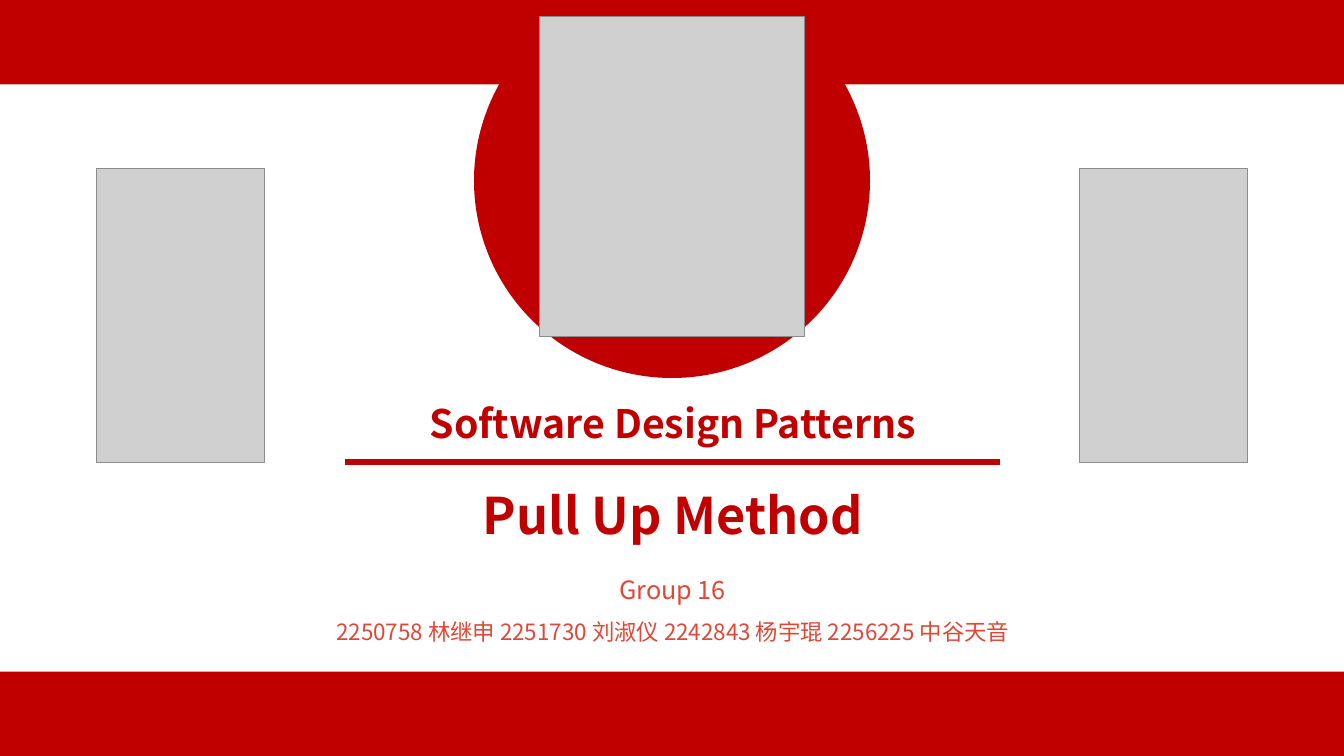
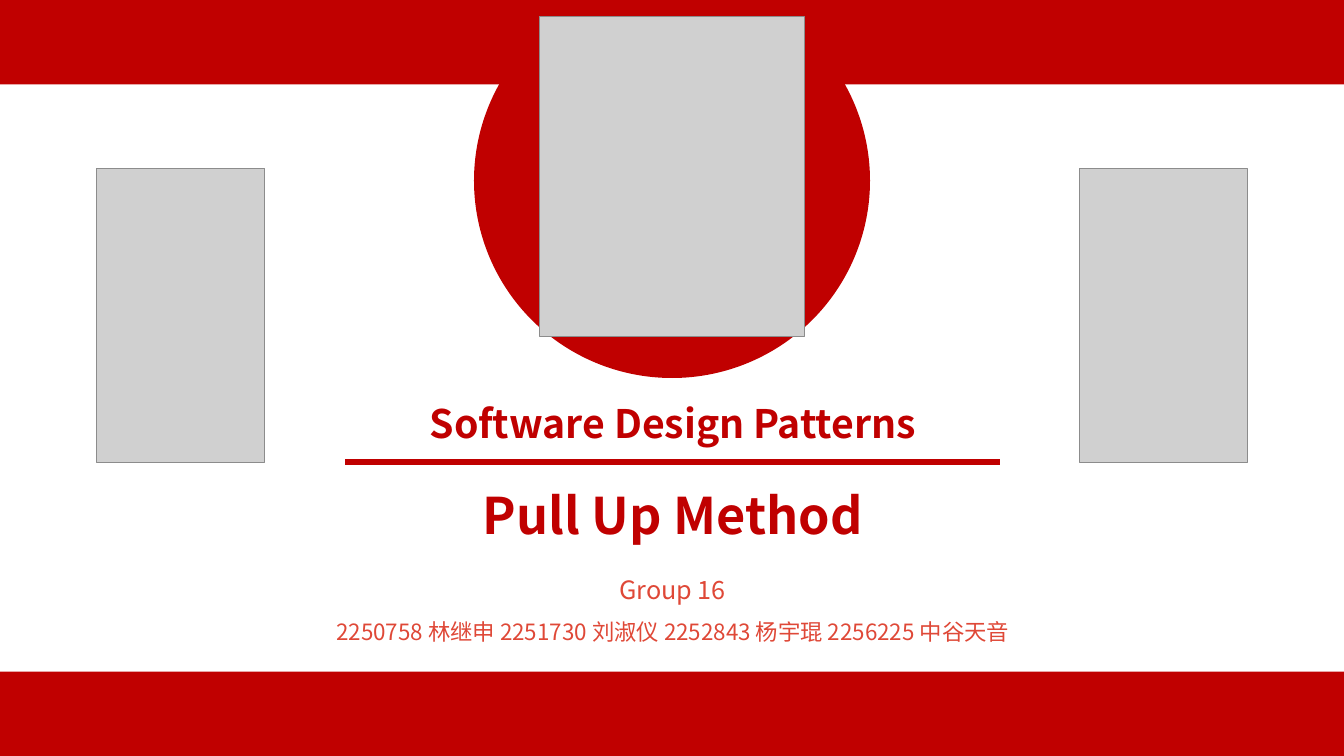
Before and after one commit to MinmusLin/Software_Design_Patterns_Course_Assignments, a slide deck: slide 1 of Pull_Up_Method_Presentation.pptx. Drawn at 1344x756 pixels with LibreOffice and Linux fonts; fonts in the diff are those of the drawing; grey boxes stand for pictures. Boxes give left, top, right and bottom in pixels: in the first picture for what was removed or moved away, otherwise in the second. Text is boxed around its words. In the diff, an @@ line names an element or a change of style, - is before the commit and + after.

```diff
--- a/Pull_Up_Method_Presentation.pptx
+++ b/Pull_Up_Method_Presentation.pptx
@@ text at (336, 621, 1009, 642): text changed @@
-2250758 林继申 2251730 刘淑仪 2242843 杨宇琨 2256225 中谷天音
+2250758 林继申 2251730 刘淑仪 2252843 杨宇琨 2256225 中谷天音
```
